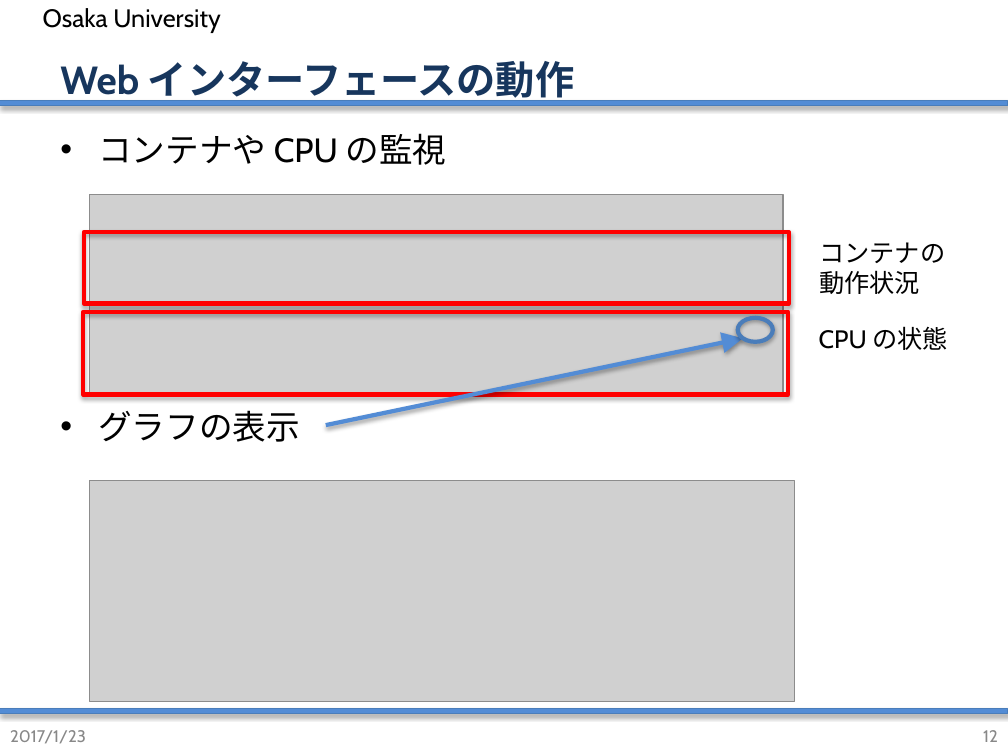
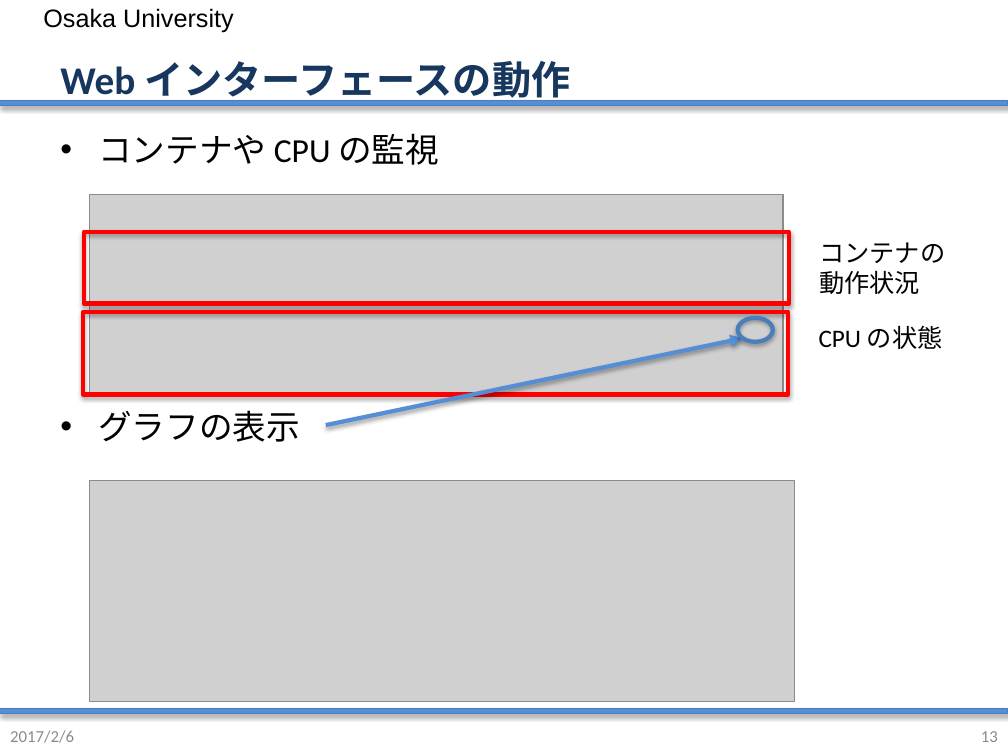
Before and after one commit to handai-trema/IaaS-namn, a slide deck: slide 13 of web/team-namnネットワーク演習最終課題.pptx (slide 12 before the commit). Drawn at 1008x756 pixels with LibreOffice and Linux fonts; fonts in the diff are those of the drawing; grey boxes stand for pictures; background and template pictures are left out. Boxes give left, top, right and bottom in pixels: in the first picture for what was removed or moved away, otherwise in the second. Text is boxed around its words. In the diff, an @@ line names an element or a change of style, - is before the commit and + after.

```diff
--- a/web/team-namnネットワーク演習最終課題.pptx
+++ b/web/team-namnネットワーク演習最終課題.pptx
@@ text "Osaka University" at bbox=[43, 8, 234, 33]: font Cabin to Arial; indent changed; more space between paragraphs @@
@@ title "Web インターフェースの動作" at bbox=[60, 61, 570, 105]: font Cabin to Calibri, text colour #17365D to #17375E @@
@@ text "コンテナや CPU の監視" at bbox=[98, 133, 439, 442]: font Cabin to Calibri; more space between paragraphs @@
@@ text "CPU の状態" at bbox=[819, 325, 943, 349]: font Cabin to Calibri @@
@@ arrow (326, 425) - (743, 339): stroke #538CD5 3 pt to #558ED5 3 pt @@
@@ text at bbox=[10, 730, 74, 743]: text changed; font Cabin to Calibri; text colour #888888 to #8C8C8C @@
-2017/1/23
+2017/2/6
@@ page number at bbox=[981, 731, 998, 742]: text changed; font Cabin to Calibri; text colour #888888 to #8C8C8C @@
-12
+13
```
Also in this commit, not shown: 10 other slides changed, 6 slides added, 4 slides removed, 1 other file.
